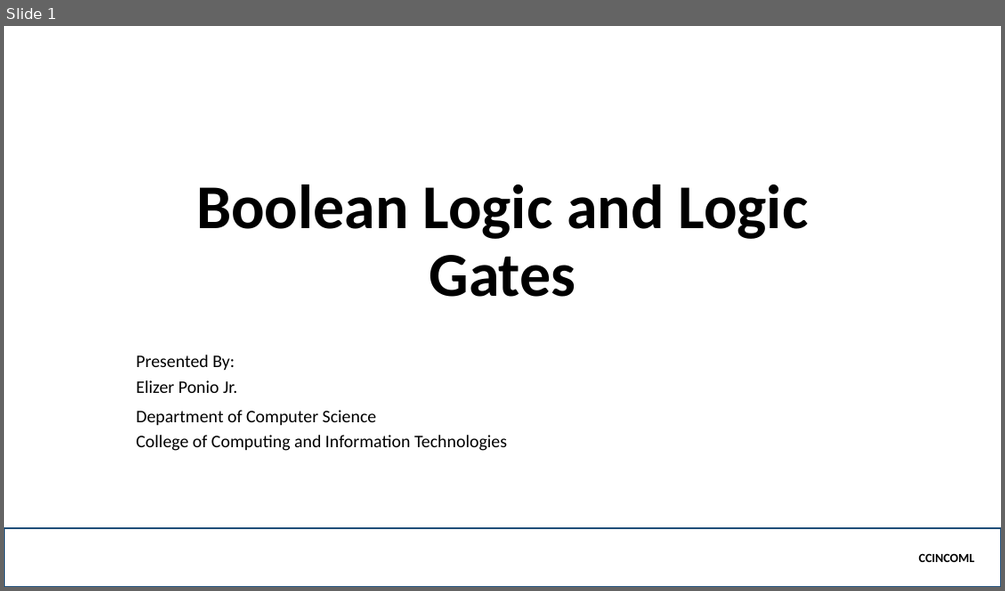
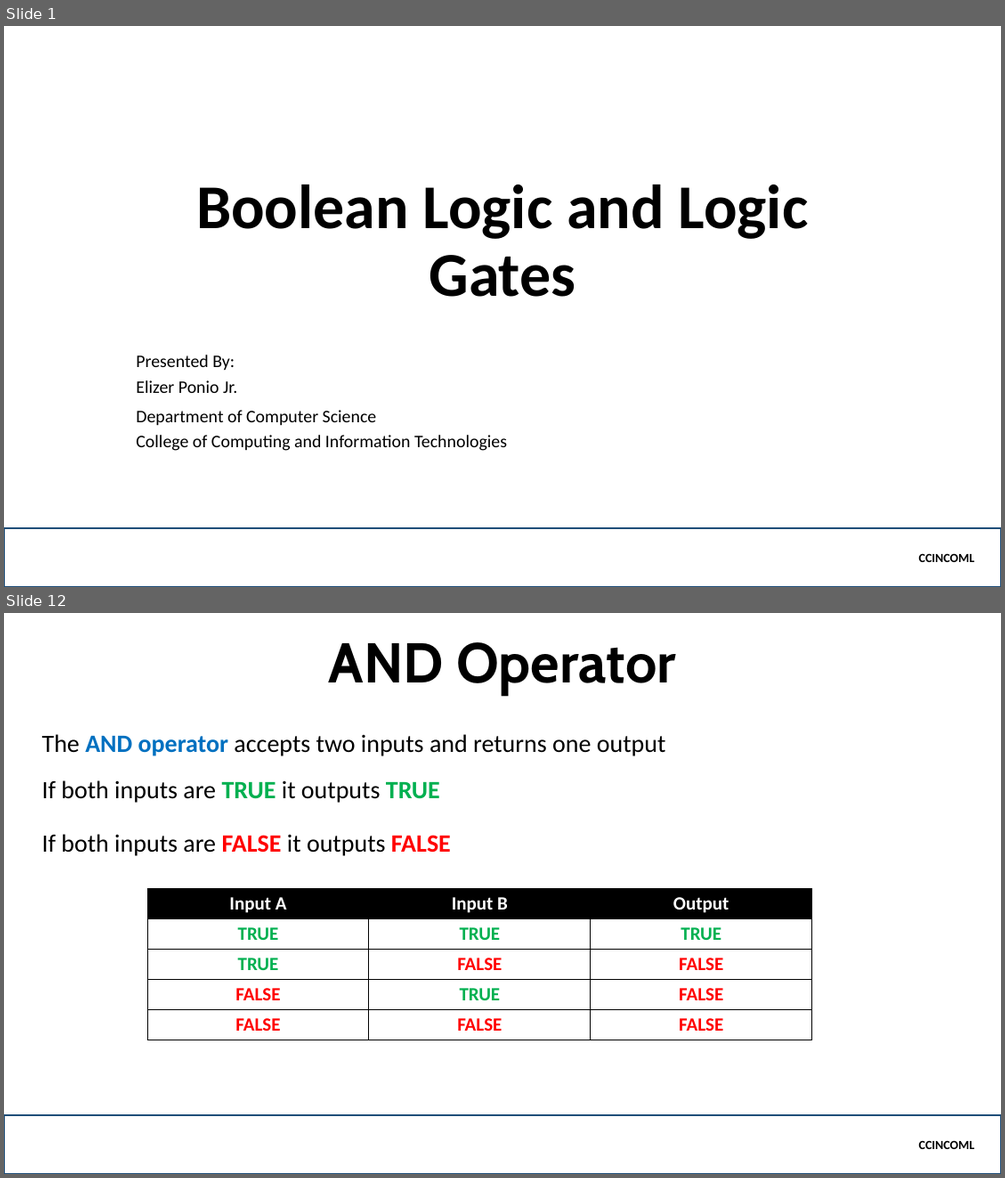
Before and after one commit to jamenggay/CCINCOML, a slide deck: Part 5 - Logic Gates/Boolean Logic and Logic Gates.pptx. Shown one above the other, each under a label of ours: slide 1 before the commit, slides 1 and 12 after it; the slides between them are not shown. The pictures are 1005x591 and 1005x1178 pixels, drawn with LibreOffice and Linux fonts; fonts in the diff are those of the drawing; background and template pictures are left out. Boxes give left, top, right and bottom in pixels: in the first picture for what was removed or moved away, otherwise in the second. Text is boxed around its words. In the diff, an @@ line names an element or a change of style, - is before the commit and + after.

```diff
--- a/Part 5 - Logic Gates/Boolean Logic and Logic Gates.pptx
+++ b/Part 5 - Logic Gates/Boolean Logic and Logic Gates.pptx
@@ slide 12 added at (4, 613, 1001, 1174), background picture (left out) @@
@@ title added at (329, 642, 676, 695), 54 pt, text #000000, bold @@
+AND Operator
@@ text added at (42, 734, 666, 756), 24 pt, text #000000 @@
+The AND operator accepts two inputs and returns one output
@@ text added at (42, 780, 440, 803), 24 pt, text #000000 @@
+If both inputs are TRUE it outputs TRUE
@@ text added at (42, 834, 451, 856), 24 pt, text #000000 @@
+If both inputs are FALSE it outputs FALSE
@@ table added at (147, 888, 811, 1040), 5 rows, 3 columns @@
+Input A | Input B | Output
+TRUE | TRUE | TRUE
+TRUE | FALSE | FALSE
+FALSE | TRUE | FALSE
+FALSE | FALSE | FALSE
@@ rectangle added at (4, 1115, 1001, 1174), outline #1F4E79 2.25 pt, 12 pt, text #000000, bold @@
+CCINCOML
```
Also in this commit, not shown: 1 slide changed, 12 other slides added, 1 slide removed.
